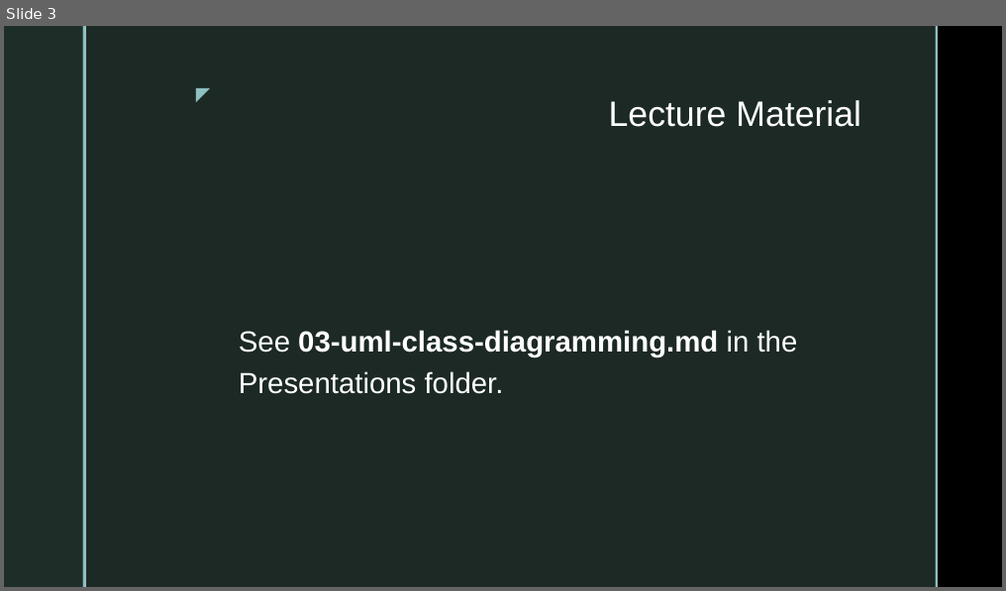
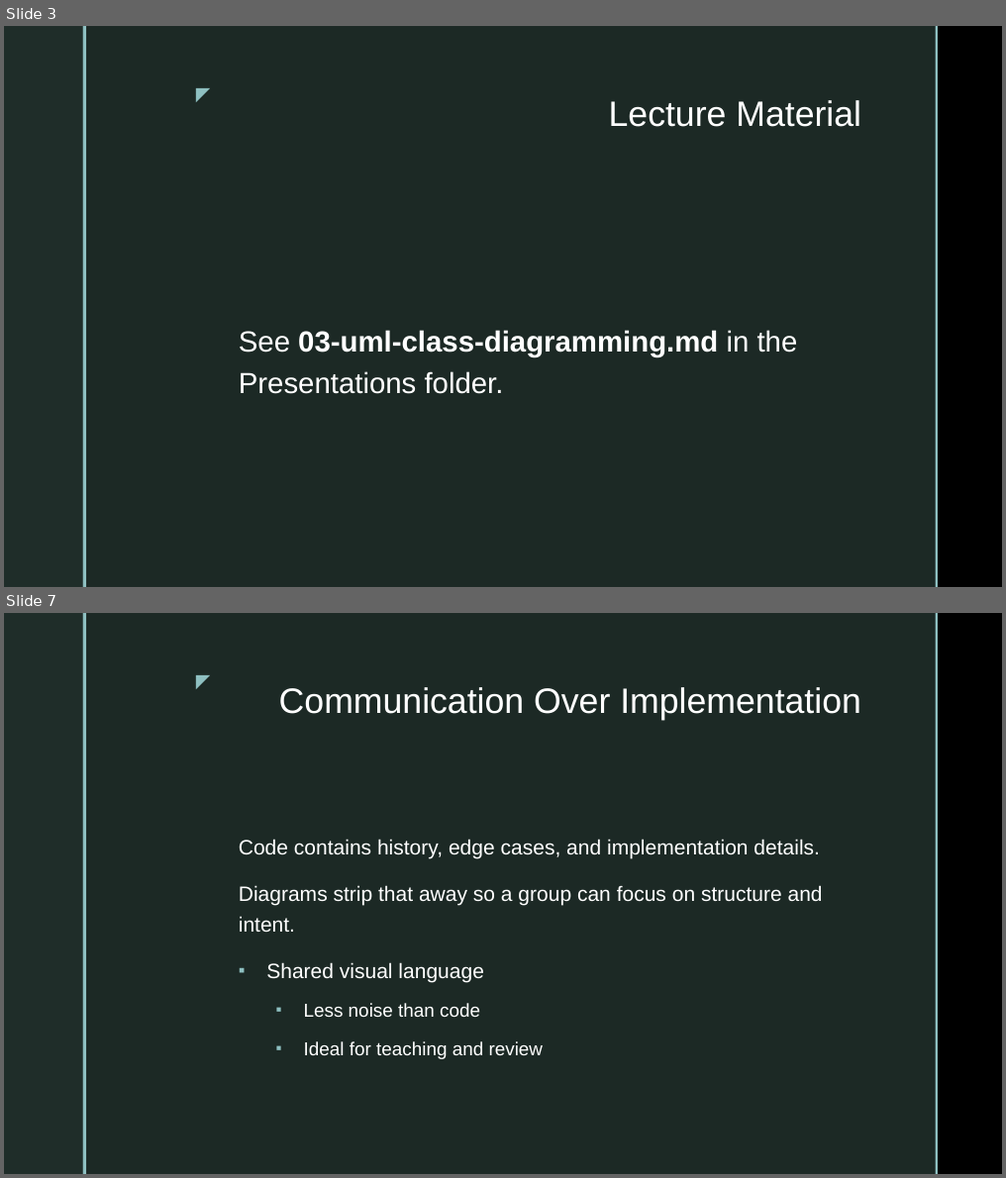
Before and after one commit to jeff-adkisson/swe-4743-spring-2026-oo-design, a slide deck: presentations/03-uml-class-diagramming.pptx. Shown one above the other, each under a label of ours: slide 3 before the commit, slides 3 and 7 after it; the slides between them are not shown. The pictures are 1006x591 and 1006x1178 pixels, drawn with LibreOffice and Linux fonts; fonts in the diff are those of the drawing; background and template pictures are left out. Boxes give left, top, right and bottom in pixels: in the first picture for what was removed or moved away, otherwise in the second. Text is boxed around its words. In the diff, an @@ line names an element or a change of style, - is before the commit and + after.

```diff
--- a/presentations/03-uml-class-diagramming.pptx
+++ b/presentations/03-uml-class-diagramming.pptx
@@ slide 7 added at [4, 613, 1002, 1174], background picture (left out); not listed: 5 template elements that a slide beside it also shows @@
@@ title added at [279, 687, 861, 720], 34 pt, text #FFFFFF @@
+Communication Over Implementation
@@ text added at [239, 839, 823, 1059], 20 pt, text #FFFFFF @@
+Code contains history, edge cases, and implementation details.
+Diagrams strip that away so a group can focus on structure and intent.
+▪ Shared visual language
+  ▪ Less noise than code
+  ▪ Ideal for teaching and review
```
Also in this commit, not shown: 25 other slides added, 2 other files.
